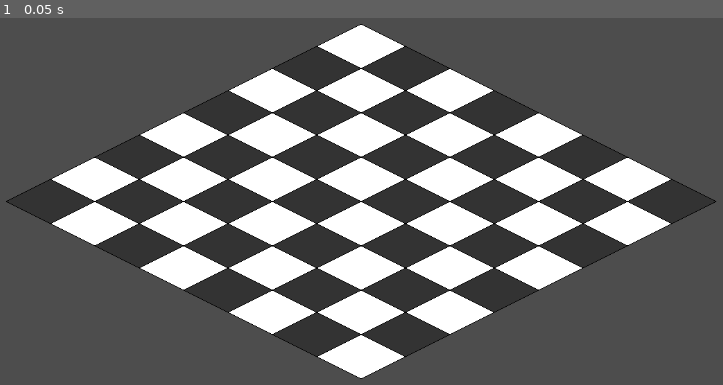
Above: before the commit, frame 1.
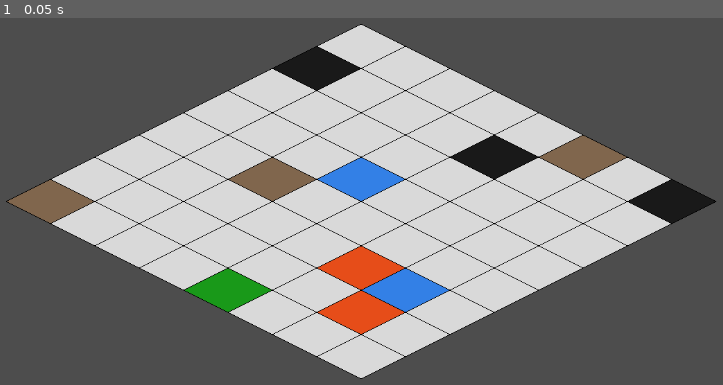
Above: after the commit, the same moment.

Repository: Brsa-Dev/ChessGame
Game: Godot game, scene res://main.tscn
The game is run twice, just before and just after one commit, with the same random seed, the same clock (stepped at 60 frames per second) and the same inputs.
Inputs:
- Up to frame 1 (0.05 s): no input

The runs differ from the first frame. In frame 1, 46% of the frame differs, in the area x 0-99%, y 1-99%.

Commit message:
KAN-2 feat: Case coloré aléatoire

Diff:
--- a/chess-game/board.gd
+++ b/chess-game/board.gd
@@ -10,8 +10,27 @@
 	init_plateau()
 
 func init_plateau():
+	# On repart d'un plateau vide à chaque initialisation
+	plateau.clear()
 	for x in range(8):
 		plateau.append([])
 		for y in range(8):
 			plateau[x].append(CaseType.NORMAL)
+	_generer_cases_speciales()
 	print("Plateau initialisé !")
+
+func _generer_cases_speciales():
+	# Pour chaque type spécial, on place entre 1 et 3 cases aléatoirement
+	# TOUR est exclu — elle sera placée manuellement plus tard
+	var types_speciaux = [CaseType.LAVE, CaseType.EAU, CaseType.VIDE, CaseType.FORET, CaseType.MUR]
+
+	for type in types_speciaux:
+		var nombre = randi_range(1, 3)
+		for i in range(nombre):
+			var x = randi_range(0, 7)
+			var y = randi_range(0, 7)
+			plateau[x][y] = type
+
+# Retourne le type d'une case à la position (x, y)
+func get_case(x: int, y: int) -> CaseType:
+	return plateau[x][y]
--- a/chess-game/main.gd
+++ b/chess-game/main.gd
@@ -1,8 +1,13 @@
 extends Node2D
 
+@onready var board = $Board
 @onready var renderer = $Renderer
 
 func _ready():
+	# On assigne d'abord la référence au board...
+	renderer.board = board
+	# ...puis on déclenche le dessin maintenant que board est connu
+	renderer.queue_redraw()
 	print("Main prêt !")
 
 func _input(event):
--- a/chess-game/renderer.gd
+++ b/chess-game/renderer.gd
@@ -4,23 +4,41 @@
 const TILE_H = 64
 const OFFSET = Vector2(600, 100)
 
+# Référence au Board, assignée par main.gd au démarrage
+var board: Node = null
+
+# Couleurs par type de case
+# Les clés correspondent aux valeurs de l'enum CaseType dans board.gd :
+# 0 = NORMAL, 1 = LAVE, 2 = EAU, 3 = VIDE, 4 = FORET, 5 = MUR, 6 = TOUR
+const COULEURS = {
+	0: Color(0.85, 0.85, 0.85),  # NORMAL  — gris clair
+	1: Color(0.9,  0.3,  0.1 ),  # LAVE    — rouge/orange
+	2: Color(0.2,  0.5,  0.9 ),  # EAU     — bleu
+	3: Color(0.1,  0.1,  0.1 ),  # VIDE    — noir
+	4: Color(0.1,  0.6,  0.1 ),  # FORET   — vert
+	5: Color(0.5,  0.4,  0.3 ),  # MUR     — marron
+	6: Color(0.7,  0.6,  0.1 ),  # TOUR    — doré
+}
+
 func _ready():
-	queue_redraw()
 	print("Renderer prêt !")
 
 func _draw():
 	for x in range(8):
 		for y in range(8):
-			var couleur = Color.WHITE if (x + y) % 2 == 0 else Color(0.2, 0.2, 0.2)
+			# Si le board est connecté, on lit le vrai type de la case
+			# Sinon, on affiche tout en gris clair par défaut
+			var type = board.get_case(x, y) if board != null else 0
+			var couleur = COULEURS.get(type, Color.WHITE)
 			dessiner_case(x, y, couleur)
 
 func dessiner_case(x: int, y: int, couleur: Color):
 	var cx = OFFSET.x + (x - y) * (TILE_W / 2)
 	var cy = OFFSET.y + (x + y) * (TILE_H / 2)
 	var points = PackedVector2Array([
-		Vector2(cx,                cy - TILE_H / 2),
+		Vector2(cx,cy - TILE_H / 2),
 		Vector2(cx + TILE_W / 2,  cy),
-		Vector2(cx,                cy + TILE_H / 2),
+		Vector2(cx,cy + TILE_H / 2),
 		Vector2(cx - TILE_W / 2,  cy),
 	])
 	draw_colored_polygon(points, couleur)
@@ -28,21 +46,15 @@
 	draw_line(points[3], points[0], Color.BLACK, 1.0)
 
 func screen_to_grid(pos: Vector2) -> Vector2i:
-	# On cherche quelle case contient le point cliqué
 	for x in range(8):
 		for y in range(8):
 			if point_in_tile(pos, x, y):
 				return Vector2i(x, y)
-	return Vector2i(-1, -1)  # En dehors du plateau
+	return Vector2i(-1, -1)
 
-# Vérifie si un point est à l'intérieur d'un losange isométrique
 func point_in_tile(pos: Vector2, x: int, y: int) -> bool:
 	var cx = OFFSET.x + (x - y) * (TILE_W / 2)
 	var cy = OFFSET.y + (x + y) * (TILE_H / 2)
-
-	# Distance relative au centre du losange
 	var dx = abs(pos.x - cx)
 	var dy = abs(pos.y - cy)
-
-	# Formule exacte pour un losange isométrique
 	return (dx / (TILE_W / 2.0) + dy / (TILE_H / 2.0)) <= 1.0
